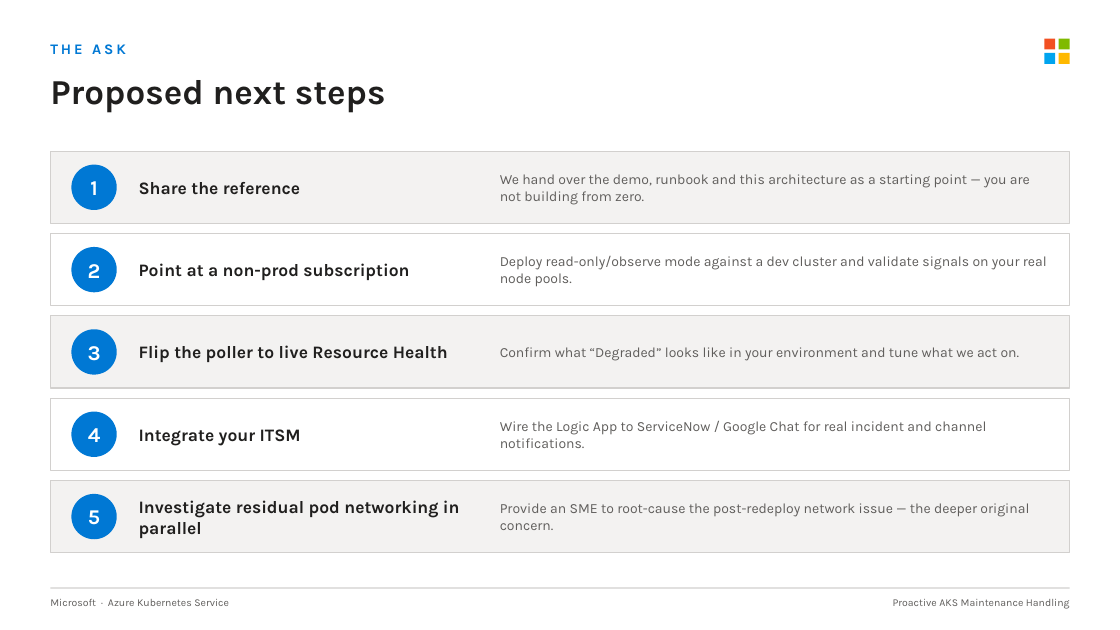
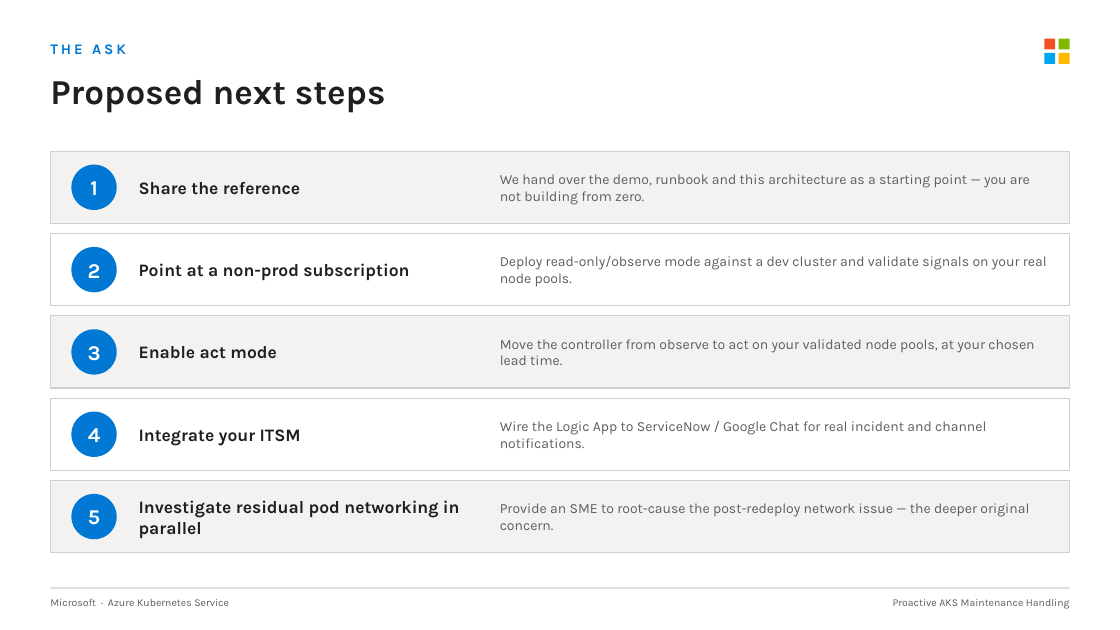
Before and after one commit to bbabcock1990/AKS-IMDS-Resource-Health-Node-Awareness-Demo, a slide deck: slide 15 of AKS-Maintenance-Handling.pptx. Drawn at 1120x630 pixels with LibreOffice and Linux fonts; fonts in the diff are those of the drawing. Boxes give left, top, right and bottom in pixels: in the first picture for what was removed or moved away, otherwise in the second. Text is boxed around its words. In the diff, an @@ line names an element or a change of style, - is before the commit and + after.

```diff
--- a/AKS-Maintenance-Handling.pptx
+++ b/AKS-Maintenance-Handling.pptx
@@ text at bbox=[139, 346, 276, 358]: text changed @@
-Flip the poller to live Resource Health
+Enable act mode
@@ text at bbox=[500, 339, 1034, 365]: text changed @@
-Confirm what “Degraded” looks like in your environment and tune what we act on.
+Move the controller from observe to act on your validated node pools, at your chosen lead time.
```
Also in this commit, not shown: 7 other slides changed, 10 other files.
